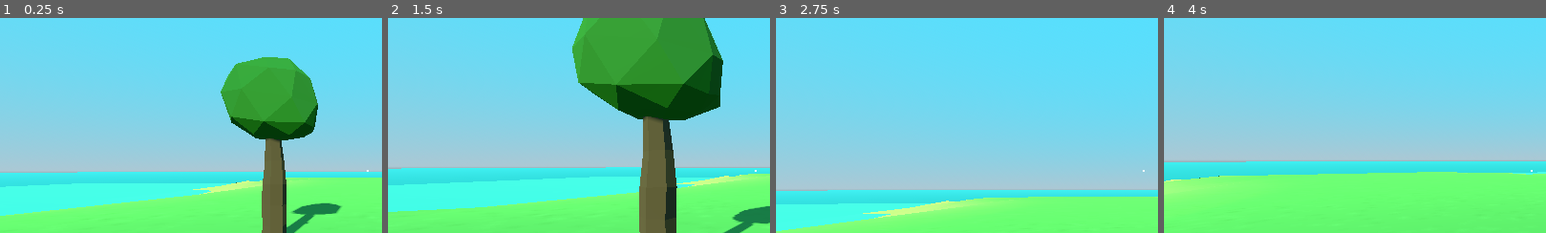
Above: before the commit, frames 1-4 (left to right).
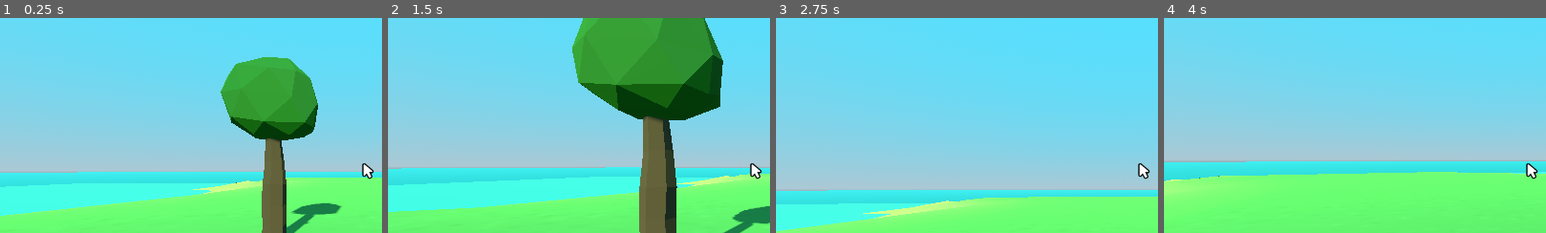
Above: after the commit, the same moments.

Repository: jrenato/survival_game
Game: Godot game, scene res://Game/main_game.tscn
Two runs of this game, one before a commit and one after it. Both use one fixed random seed, a clock stepped at 60 frames per second and the inputs below.
Inputs (mouse positions are % of the whole screen's width and height, from its top left):
- Up to frame 1 (0.25 s): no input
- Up to frame 2 (1.5 s): tap Enter at 0.5 s; move the mouse to (55, 50) at 0.52 s; hold W (move_forward) from 0.53 s (still down); tap E (interact) at 0.6, 1.35 s; tap Space (jump) at 0.77 s; move the mouse to (45, 50) at 1.27 s
- Up to frame 3 (2.75 s): keep holding W (move_forward); tap Space (jump) at 1.52 s; move the mouse to (52, 48) at 2.02 s; hold Shift (sprint) from 2.03 s (still down); tap E (interact) at 2.3 s
- Up to frame 4 (4 s): keep holding W (move_forward); move the mouse to (49, 52) at 2.77 s; release Shift (sprint) at 2.78 s; tap E (interact) at 2.85, 3.6 s; tap Space (jump) at 3.02, 3.77 s; move the mouse to (57, 51) at 3.52 s
The pictures show only the part of the screen within x 2-52%, y 14-64%; the shares and areas given below are measured in that part.

The runs differ from the first frame. In frame 1, 0.2% of the frame differs, in the area x 94-98%, y 67-76%; in frame 2, 0.2%; in frame 3, 0.2%; in frame 4, 0.2%.

Commit message:
Refactored bulletin and added cursor display

Diff:
--- a/Actors/Player/interaction_ray_cast.gd
+++ b/Actors/Player/interaction_ray_cast.gd
@@ -15,11 +15,17 @@
 
 		if not is_hitting:
 			is_hitting = true
-			EventSystem.looked_at_interactable.emit(
+			if interactable is Pickupable:
+				EventSystem.pointed_at_pickupable.emit()
+			else:
+				EventSystem.pointed_at_interactable.emit()
+
+			EventSystem.enabled_bulletin.emit(
 				BulletinConfig.Keys.INTERACTION_PROMPT,
 				interactable.prompt
 			)
 
 	elif is_hitting:
 		is_hitting = false
-		EventSystem.stopped_looking_at_interactable.emit(BulletinConfig.Keys.INTERACTION_PROMPT)
+		EventSystem.stopped_pointing_at_interactable.emit()
+		EventSystem.disabled_bulletin.emit(BulletinConfig.Keys.INTERACTION_PROMPT)
--- a/Game/Configs/bulletin_config.gd
+++ b/Game/Configs/bulletin_config.gd
@@ -1,13 +1,15 @@
 class_name BulletinConfig
 
 enum Keys {
-	INTERACTION_PROMPT
+	INTERACTION_PROMPT,
+	CRAFTING_MENU,
 }
 
 const BULLETIN_PATHS: Dictionary = {
-	Keys.INTERACTION_PROMPT: preload("res://UI/Bulletins/interaction_prompt.tscn"),
+	Keys.INTERACTION_PROMPT: "res://UI/Bulletins/interaction_prompt.tscn",
+	Keys.CRAFTING_MENU: "res://UI/Bulletins/player_menus/crafting_menu.tscn",
 }
 
 
-static func get_bulletin(key: Keys) -> Bulletin:
-	return BULLETIN_PATHS.get(key).instantiate()
+static func get_bulletin(key: Keys) -> PackedScene:
+	return load(BULLETIN_PATHS.get(key))
--- a/Game/Managers/bulletin_controller.gd
+++ b/Game/Managers/bulletin_controller.gd
@@ -5,14 +5,14 @@
 
 
 func _enter_tree() -> void:
-	EventSystem.looked_at_interactable.connect(_on_looked_at_interactable)
-	EventSystem.stopped_looking_at_interactable.connect(_on_stopped_looking_at_interactable)
+	EventSystem.enabled_bulletin.connect(_on_enabled_bulletin)
+	EventSystem.disabled_bulletin.connect(_on_disabled_bulletin)
 
 
 func create_bulletin(key: BulletinConfig.Keys, extra_args: Variant = null) -> void:
 	if bulletins.has(key):
 		return
-	var new_bulletin: Bulletin = BulletinConfig.get_bulletin(key)
+	var new_bulletin: Bulletin = BulletinConfig.get_bulletin(key).instantiate()
 	new_bulletin.initialize(extra_args)
 	add_child(new_bulletin)
 	bulletins[key] = new_bulletin
@@ -25,9 +25,9 @@
 	bulletins.erase(key)
 
 
-func _on_looked_at_interactable(key: BulletinConfig.Keys, extra_args: Variant = null) -> void:
+func _on_enabled_bulletin(key: BulletinConfig.Keys, extra_args: Variant = null) -> void:
 	create_bulletin(key, extra_args)
 
 
-func _on_stopped_looking_at_interactable(key: BulletinConfig.Keys) -> void:
+func _on_disabled_bulletin(key: BulletinConfig.Keys) -> void:
 	destroy_bulletin(key)
--- a/Game/event_system.gd
+++ b/Game/event_system.gd
@@ -1,7 +1,11 @@
 extends Node
 
 
-signal looked_at_interactable
-signal stopped_looking_at_interactable
+signal enabled_bulletin
+signal disabled_bulletin
 
+signal pointed_at_pickupable
+signal pointed_at_interactable
+signal stopped_pointing_at_interactable
 signal tried_to_pick_item
+signal tried_to_interact
--- /dev/null
+++ b/UI/HUD/hud.gd
@@ -0,0 +1,41 @@
+extends Control
+
+enum CURSOR_TYPE {
+	NONE,
+	INTERACT,
+	PICKUP,
+}
+
+var cursors: Dictionary = {
+	CURSOR_TYPE.NONE: preload("res://Assets/icons/cursor_none.png"),
+	CURSOR_TYPE.INTERACT: preload("res://Assets/icons/hand_point.png"),
+	CURSOR_TYPE.PICKUP: preload("res://Assets/icons/hand_open.png"),
+}
+
+var current_cursor: CURSOR_TYPE:
+	set(value):
+		current_cursor = value
+		crosshair.texture = cursors[current_cursor]
+
+
+@onready var crosshair: TextureRect = %Crosshair
+
+
+func _ready() -> void:
+	EventSystem.pointed_at_interactable.connect(_on_pointed_at_interactable)
+	EventSystem.pointed_at_pickupable.connect(_on_pointed_at_pickupable)
+	EventSystem.stopped_pointing_at_interactable.connect(_on_stopped_pointing_at_interactable)
+
+	current_cursor = CURSOR_TYPE.NONE
+
+
+func _on_pointed_at_interactable() -> void:
+	current_cursor = CURSOR_TYPE.INTERACT
+
+
+func _on_pointed_at_pickupable() -> void:
+	current_cursor = CURSOR_TYPE.PICKUP
+
+
+func _on_stopped_pointing_at_interactable() -> void:
+	current_cursor = CURSOR_TYPE.NONE
--- a/UI/HUD/hud.tscn
+++ b/UI/HUD/hud.tscn
@@ -1,6 +1,7 @@
-[gd_scene load_steps=2 format=3 uid="uid://bllps4g7wx4gj"]
+[gd_scene load_steps=3 format=3 uid="uid://bllps4g7wx4gj"]
 
-[ext_resource type="Texture2D" uid="uid://tcqjc6var4ly" path="res://Assets/textures/circle32.png" id="1_du3hq"]
+[ext_resource type="Texture2D" uid="uid://22dlyrmf5b7w" path="res://Assets/icons/hand_point.png" id="1_3olym"]
+[ext_resource type="Script" path="res://UI/HUD/hud.gd" id="1_atfpo"]
 
 [node name="HUD" type="Control"]
 layout_mode = 3
@@ -9,9 +10,10 @@
 anchor_bottom = 1.0
 grow_horizontal = 2
 grow_vertical = 2
+script = ExtResource("1_atfpo")
 
 [node name="Crosshair" type="TextureRect" parent="."]
-custom_minimum_size = Vector2(4, 4)
+unique_name_in_owner = true
 layout_mode = 1
 anchors_preset = 8
 anchor_left = 0.5
@@ -24,5 +26,4 @@
 offset_bottom = 2.0
 grow_horizontal = 2
 grow_vertical = 2
-texture = ExtResource("1_du3hq")
-expand_mode = 1
+texture = ExtResource("1_3olym")
